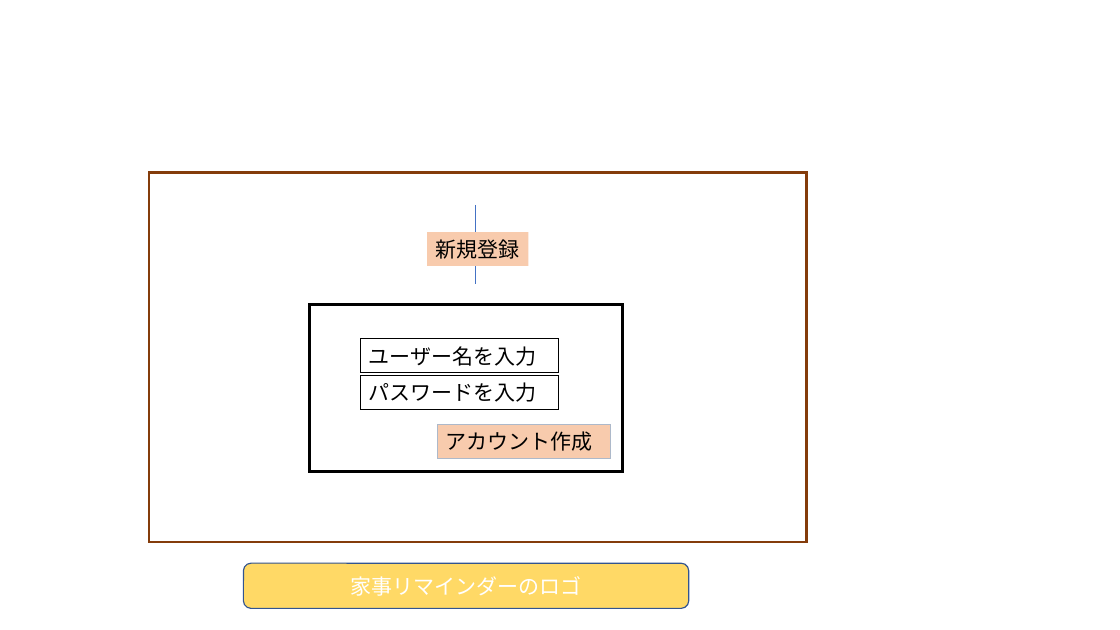
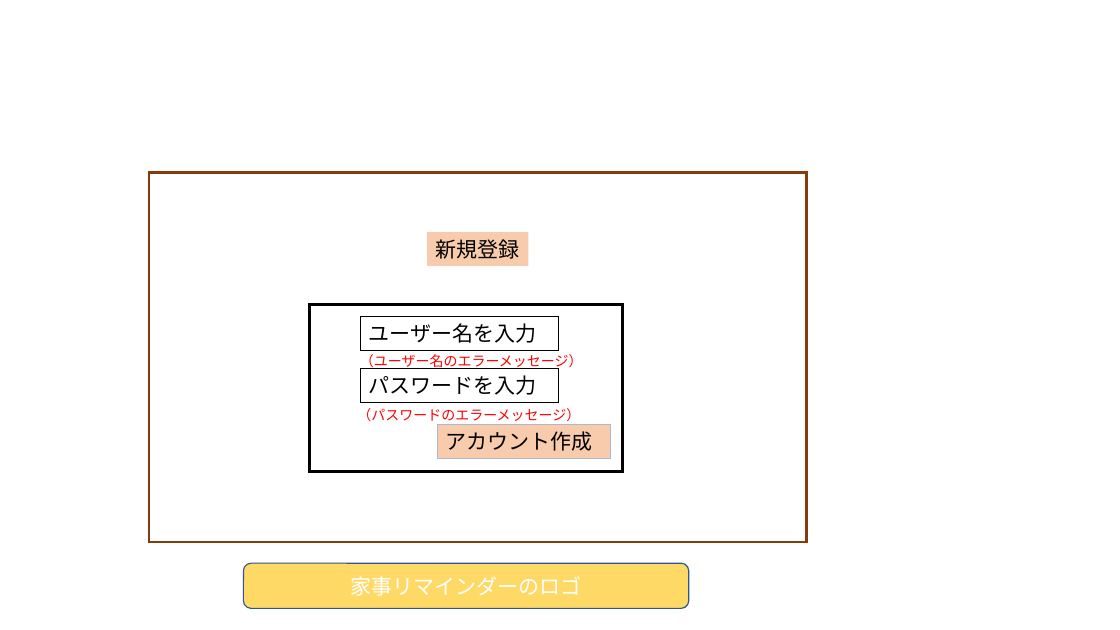
Before and after one commit to dojo2023/A-5, a slide deck: slide 3 of doc/外部設計_プレゼン.pptx. Drawn at 1120x630 pixels with LibreOffice and Linux fonts; fonts in the diff are those of the drawing. Boxes give left, top, right and bottom in pixels: in the first picture for what was removed or moved away, otherwise in the second. Text is boxed around its words. In the diff, an @@ line names an element or a change of style, - is before the commit and + after.

```diff
--- a/doc/外部設計_プレゼン.pptx
+++ b/doc/外部設計_プレゼン.pptx
@@ line removed from (476, 205) to (476, 285) @@
@@ rectangle "ユーザー名を入力": place and size @@
-rectangle "ユーザー名を入力" at box(360, 339, 558, 373)
+rectangle "ユーザー名を入力" at box(360, 317, 558, 350)
@@ text added at box(360, 354, 583, 370), 12 pt, text #FF0000 @@
+（ユーザー名のエラーメッセージ）
@@ rectangle "パスワードを入力": place and size @@
-rectangle "パスワードを入力" at box(360, 376, 558, 409)
+rectangle "パスワードを入力" at box(360, 369, 558, 402)
@@ text added at box(357, 408, 580, 425), 12 pt, text #FF0000 @@
+（パスワードのエラーメッセージ）
```
Also in this commit, not shown: 6 other slides changed, 6 slides added.
